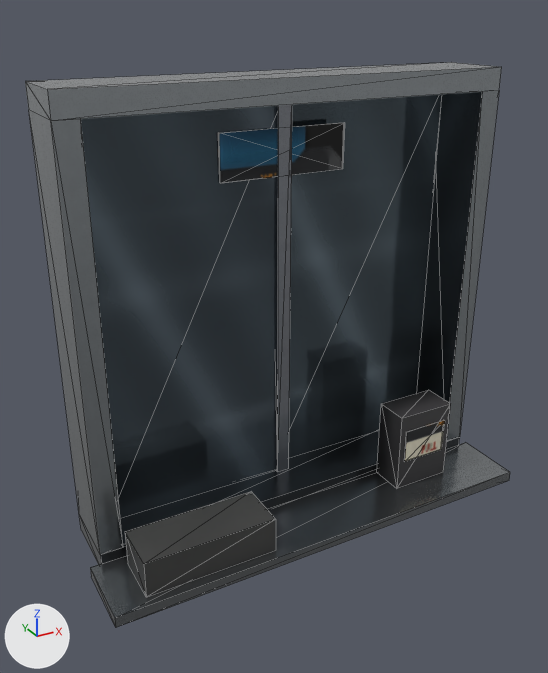
Before and after pictures for a commit that changed the glTF model assets/coronado_kit/props/indoor/places/prop_drive_thru_window_clean_near.glb.
Camera for both pictures: a camera (50 mm lens) standing at (-0.964, -1.586, 1.356) and looking at (-0.098, -0.012, 0.569). Every picture has the same lights, and +X, +Y and +Z are marked at lower left. The first picture is the older version. Mesh edges are drawn as thin lines. Vertices at exactly the same position are counted once.

In view in the first picture: 'prop_drive_thru_window_near'.
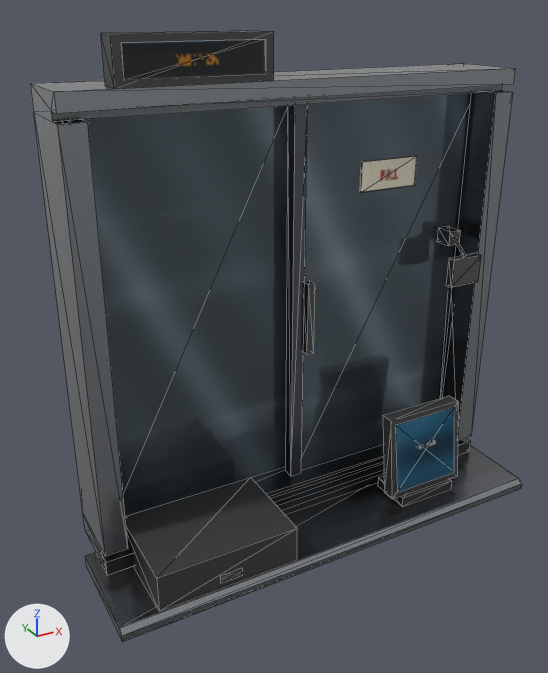
The edits, one by one:
me_prop_drive_thru_window_near is used by ob_prop_drive_thru_window_near; location (0.0, 0.0, 0.0).
me_prop_drive_thru_window_near had 88 vertices, 126 faces and spanned x -0.63..0.63, y -0.2..0.2, z 0.0..1.2.
me_prop_drive_thru_window_near now has 170 vertices, 224 faces and spans x -0.63..0.63, y -0.25..0.15, z 0.0..1.3.
me_prop_drive_thru_window_near part 1: the loose piece of 8 vertices spanning x -0.02..0.02, y 0.11..0.15, z 0.06..1.14 is scaled about its middle by (13.5, 0.3, 0.972), then moved by (-0.27, -0.04, 0.015).
me_prop_drive_thru_window_near part 2: a new loose piece, a box spanning x 0.02..0.04, y 0.015..0.045, z 0.48..0.68, in mat_props_k_atlas.
me_prop_drive_thru_window_near part 3: the loose piece of 8 vertices spanning x 0.29..0.43, y -0.103..-0.099, z 0.12..0.22 is scaled about its middle by (1.29, 1, 0.8), then moved by (-0.08, 0.143, 0.77).
me_prop_drive_thru_window_near part 4: the loose piece of 8 vertices spanning x -0.54..-0.18, y -0.17..-0.03, z 0.03..0.13 is scaled about its middle by (1.06, 1.86, 1), then moved by (0.02, 0.0, 0.0).
me_prop_drive_thru_window_near part 5: the loose piece of 8 vertices spanning x 0.27..0.45, y -0.1..0.0, z 0.03..0.27 is scaled about its middle by (1, 1.2, 0.125), then moved by (-0.04, -0.07, -0.105).
me_prop_drive_thru_window_near part 6: a new loose piece, a box spanning x -0.48..-0.12, y -0.05..0.01, z 1.2..1.3, in mat_props_k_atlas.
me_prop_drive_thru_window_near part 7: a new loose piece, a box spanning x 0.46..0.5, y -0.015..0.035, z 0.73..0.77, in mat_props_k_atlas.
me_prop_drive_thru_window_near part 8: a new loose piece, a box spanning x 0.43..0.53, y -0.075..-0.055, z 0.63..0.71, in mat_props_k_atlas.
me_prop_drive_thru_window_near part 9: the loose piece of 24 vertices spanning x -0.6..0.6, y 0.0..0.2, z 0.0..1.2 is rebuilt with 36 vertices and now spans x -0.6..0.6, y -0.05..0.15, z 0.03..1.2.
me_prop_drive_thru_window_near part 10: the loose piece of 8 vertices spanning x -0.63..0.63, y -0.2..0.0, z 0.0..0.03 is rebuilt with 10 vertices and now spans x -0.63..0.63, y -0.25..0.05, z 0.0..0.03.
me_prop_drive_thru_window_near part 11: the loose piece of 8 vertices spanning x 0.0..0.54, y 0.16..0.18, z 0.06..1.14 is deleted.
me_prop_drive_thru_window_near part 12: the loose piece of 8 vertices spanning x -0.18..0.18, y 0.113..0.117, z 0.95..1.07 is deleted.
Part 13, on me_prop_drive_thru_window_near:
8 vertices are removed from x -0.54..0.0, y 0.12..0.14, z 0.06..1.14.
12 faces are deleted.
48 vertices are added at x -0.46..0.567, y -0.234..0.068, z 0.05..1.285.
12 new vertices lie (0.0, 0.0, 1.05) away from vertices in x -0.018..0.567, y 0.032..0.068, z 0.09.
66 new faces join them.

Location of each change, [x1, y1, x2, y2] in pixels of the pictures (548 x 673 px; the box of a moved part takes in the faces that stretch with it):
'prop_drive_thru_window_near', reshaped (8% taller)
    before: [25, 62, 510, 627]
    after: [30, 31, 522, 642]
part 1 of me_prop_drive_thru_window_near, moved or reshaped
    before: [276, 105, 292, 472]
    after: [69, 106, 287, 516]
part 2 of me_prop_drive_thru_window_near, added
    after: [303, 281, 315, 355]
part 3 of me_prop_drive_thru_window_near, moved or reshaped
    before: [404, 420, 445, 462]
    after: [360, 156, 417, 193]
part 4 of me_prop_drive_thru_window_near, moved or reshaped
    before: [125, 491, 276, 597]
    after: [125, 477, 297, 611]
part 5 of me_prop_drive_thru_window_near, moved or reshaped
    before: [377, 390, 451, 489]
    after: [378, 475, 452, 507]
part 6 of me_prop_drive_thru_window_near, added
    after: [101, 31, 274, 89]
part 7 of me_prop_drive_thru_window_near, added
    after: [437, 226, 461, 246]
part 8 of me_prop_drive_thru_window_near, added
    after: [446, 253, 481, 288]
part 9 of me_prop_drive_thru_window_near, rebuilt
    before: [25, 62, 502, 565]
    after: [30, 63, 516, 575]
part 10 of me_prop_drive_thru_window_near, rebuilt (6% taller)
    before: [90, 442, 510, 627]
    after: [85, 445, 522, 642]
part 11 of me_prop_drive_thru_window_near, deleted
    before: [289, 94, 442, 458]
part 12 of me_prop_drive_thru_window_near, deleted
    before: [218, 123, 344, 183]
part 13 of me_prop_drive_thru_window_near, built on
    before: [81, 106, 276, 518]
    after: [121, 39, 474, 583]
